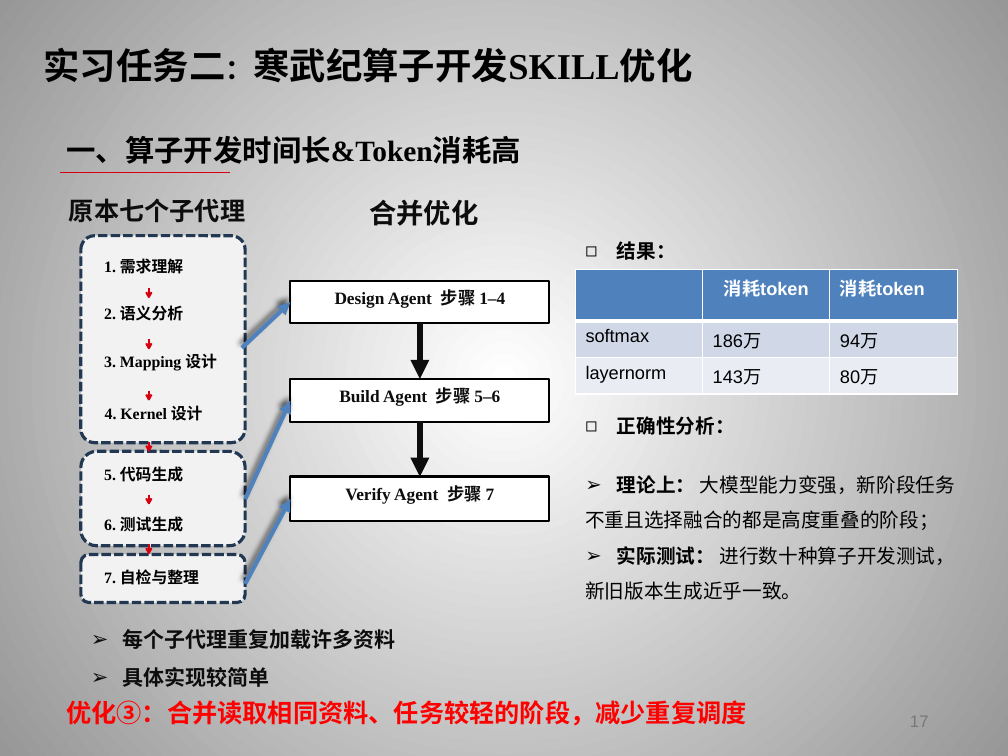
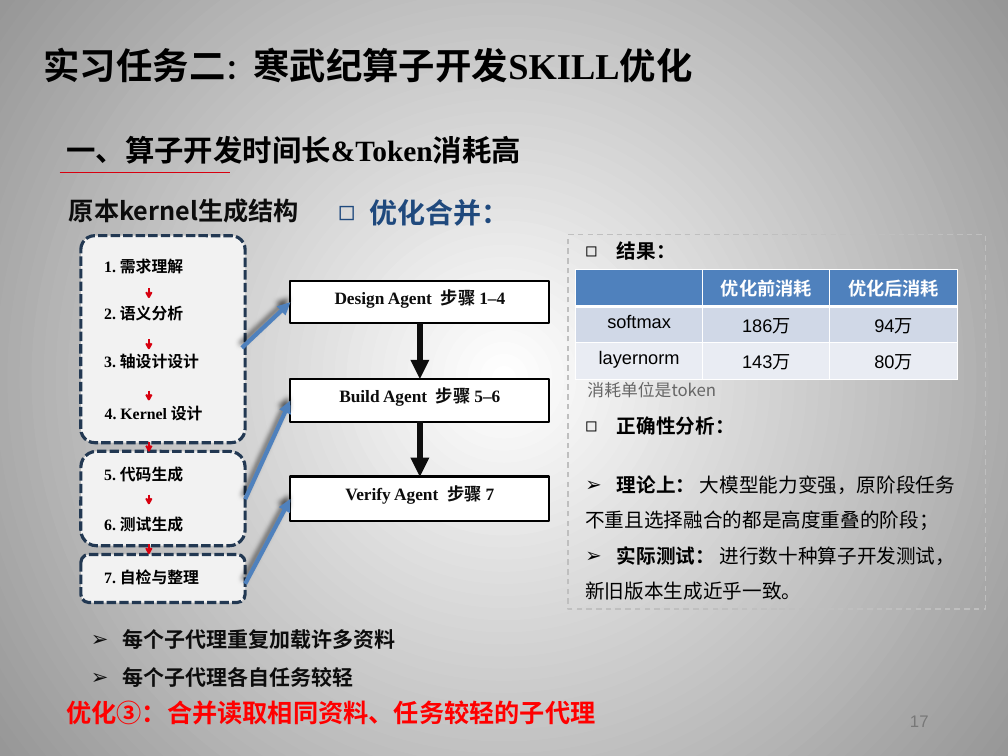
Before and after one commit to huohuomiao/ScriptWhisper, a slide deck: slide 17 of 霍子昂实习总结.pptx. Drawn at 1008x756 pixels with LibreOffice and Linux fonts; fonts in the diff are those of the drawing; background and template pictures are left out. Boxes give left, top, right and bottom in pixels: in the first picture for what was removed or moved away, otherwise in the second. Text is boxed around its words. In the diff, an @@ line names an element or a change of style, - is before the commit and + after.

```diff
--- a/霍子昂实习总结.pptx
+++ b/霍子昂实习总结.pptx
@@ text at bbox=[69, 198, 299, 223]: text changed @@
-原本七个子代理
+原本kernel生成结构
@@ text "优化合并：" at bbox=[370, 199, 510, 226]: vertical alignment middle to top @@
@@ text at bbox=[370, 199, 510, 226]: text changed; size 19.5 to 20 pt; text colour #0D0D0D to #1F497D @@
-合并优化
+◻ 优化合并：
@@ rectangle added at bbox=[568, 235, 985, 609], outline #BFBFBF 1 pt dashed @@
@@ table at bbox=[576, 270, 957, 374] @@
-row 1, column 2: 消耗token
+row 1, column 2: 优化前消耗
-row 1, column 3: 消耗token
+row 1, column 3: 优化后消耗
@@ alignment left to centre @@
@@ text at bbox=[104, 353, 199, 369]: text changed @@
-3. Mapping 设计
+3. 轴设计设计
@@ text added at bbox=[587, 382, 716, 397], 12 pt, text #666666 @@
+消耗单位是token
@@ text at bbox=[617, 475, 955, 494]: text changed @@
-➢ 理论上： 大模型能力变强，新阶段任务
+➢ 理论上： 大模型能力变强，原阶段任务
@@ text at bbox=[122, 667, 353, 687]: text changed @@
-➢ 具体实现较简单
+➢ 每个子代理各自任务较轻
@@ text at bbox=[66, 700, 595, 725]: text changed @@
-优化③：合并读取相同资料、任务较轻的阶段，减少重复调度
+优化③：合并读取相同资料、任务较轻的子代理
```
Also in this commit, not shown: 23 other slides changed, 2 slides added, 2 slides removed.
